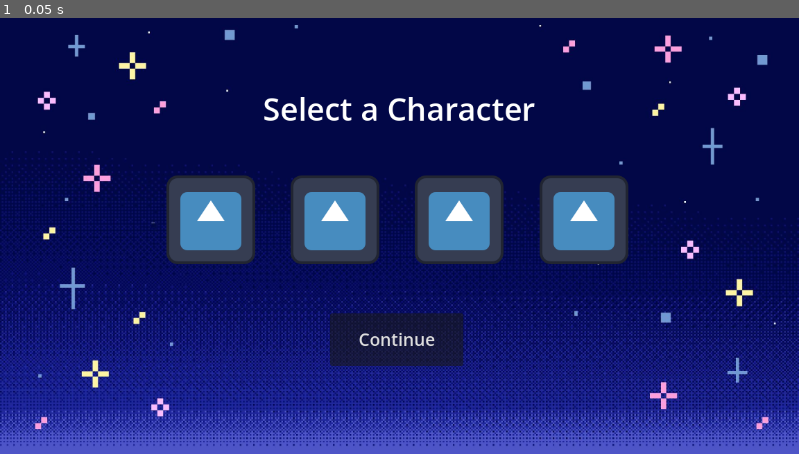
Above: before the commit, frame 1.
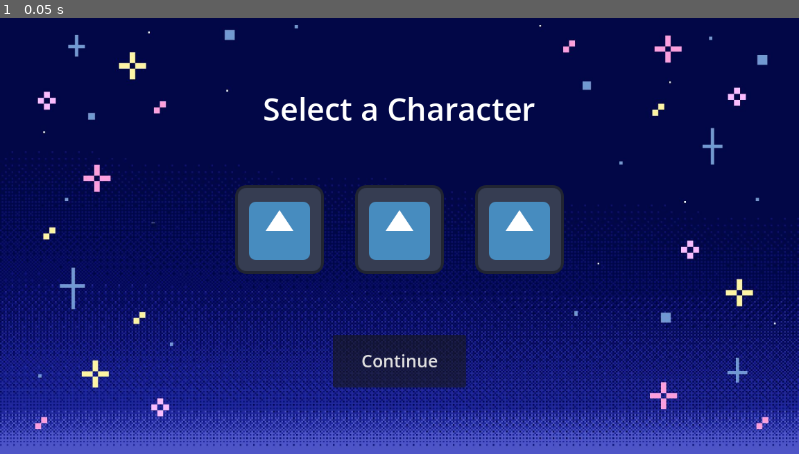
Above: after the commit, the same moment.

Repository: asiderys/ROOT16-Game-Jam
Game: Godot game, scene res://character_selection/character_selection.tscn
Same seed, same stepped clock (60 frames per second), same inputs: the game is played once before the commit and once after it. The project has no main scene, so this scene is started directly. The engine's default icon, where the game draws it, is replaced by a stand-in: a white triangle on a blue panel in a dark square.
Inputs:
- Up to frame 1 (0.05 s): no input

The runs differ from the first frame. In frame 1, 13% of the frame differs, in the area x 20-79%, y 36-85%.

Commit message:
Fixed layout

Diff:
--- a/character_selection/character_selection.gd
+++ b/character_selection/character_selection.gd
@@ -5,8 +5,3 @@
 func _ready() -> void:
 	for button in $CharacterBox.get_children():
 		button.pressed.connect(select_character.bind(button))
-	print($CharacterBox/TextureButton.texture_normal)
-
-# Called every frame. 'delta' is the elapsed time since the previous frame.
-func _process(delta: float) -> void:
-	pass
--- a/character_selection/character_selection.tscn
+++ b/character_selection/character_selection.tscn
@@ -36,43 +36,58 @@
 vertical_alignment = 1
 
 [node name="CharacterBox" type="HBoxContainer" parent="." unique_id=1984510769]
-layout_mode = 0
-offset_left = 217.0
-offset_top = 154.0
-offset_right = 930.0
-offset_bottom = 466.0
+layout_mode = 1
+anchors_preset = 14
+anchor_top = 0.5
+anchor_right = 1.0
+anchor_bottom = 0.5
+offset_top = -64.0
+offset_bottom = 64.0
+grow_horizontal = 2
+grow_vertical = 2
+theme_override_constants/separation = 45
+alignment = 1
 
-[node name="TextureButton" type="TextureButton" parent="CharacterBox" unique_id=1524743820]
+[node name="TextureButton3" type="TextureButton" parent="CharacterBox" unique_id=342458025]
 layout_mode = 2
-size_flags_horizontal = 6
-size_flags_vertical = 4
-texture_normal = ExtResource("2_g8q2a")
-texture_pressed = ExtResource("2_g8q2a")
-texture_hover = ExtResource("2_g8q2a")
-
-[node name="TextureButton2" type="TextureButton" parent="CharacterBox" unique_id=1366999640]
-layout_mode = 2
-size_flags_horizontal = 6
+size_flags_horizontal = 4
 size_flags_vertical = 4
 texture_normal = ExtResource("2_g8q2a")
 
-[node name="TextureButton3" type="TextureButton" parent="CharacterBox" unique_id=342458025]
+[node name="TextureButton4" type="TextureButton" parent="CharacterBox" unique_id=1314993141]
 layout_mode = 2
-size_flags_horizontal = 6
+size_flags_horizontal = 4
 size_flags_vertical = 4
 texture_normal = ExtResource("2_g8q2a")
 
-[node name="TextureButton4" type="TextureButton" parent="CharacterBox" unique_id=1142098471]
+[node name="TextureButton5" type="TextureButton" parent="CharacterBox" unique_id=1542591608]
 layout_mode = 2
-size_flags_horizontal = 6
+size_flags_horizontal = 4
 size_flags_vertical = 4
 texture_normal = ExtResource("2_g8q2a")
 
-[node name="Button" type="Button" parent="." unique_id=1253770905]
-layout_mode = 0
-offset_left = 476.0
-offset_top = 445.0
-offset_right = 668.0
-offset_bottom = 521.0
+[node name="ContinueContainer" type="Control" parent="." unique_id=935102749]
+layout_mode = 1
+anchors_preset = 12
+anchor_top = 1.0
+anchor_right = 1.0
+anchor_bottom = 1.0
+offset_top = -96.0
+offset_bottom = -96.0
+grow_horizontal = 2
+grow_vertical = 0
+
+[node name="ContinueBtn" type="Button" parent="ContinueContainer" unique_id=1253770905]
+layout_mode = 1
+anchors_preset = 7
+anchor_left = 0.5
+anchor_top = 1.0
+anchor_right = 0.5
+anchor_bottom = 1.0
+offset_left = -96.0
+offset_top = -76.0
+offset_right = 96.0
+grow_horizontal = 2
+grow_vertical = 0
 theme_override_font_sizes/font_size = 25
 text = "Continue"
--- /dev/null
+++ b/startScreen.tscn
@@ -0,0 +1,63 @@
+[gd_scene format=3 uid="uid://bx0nevi6cpjc2"]
+
+[ext_resource type="Texture2D" path="res://START PAGE Background (1).jpg" id="1_ev681"]
+[ext_resource type="Texture2D" path="res://START PAGE Title Text.png" id="2_w8rx1"]
+[ext_resource type="Texture2D" path="res://START PAGE Play Button.png" id="3_gxmh3"]
+
+[node name="Control" type="Control" unique_id=1747520824]
+layout_mode = 3
+anchors_preset = 15
+anchor_right = 1.0
+anchor_bottom = 1.0
+grow_horizontal = 2
+grow_vertical = 2
+
+[node name="background" type="TextureRect" parent="." unique_id=1100681548]
+layout_mode = 1
+anchors_preset = 15
+anchor_right = 1.0
+anchor_bottom = 1.0
+offset_left = -3.0
+offset_top = -1.0
+offset_right = 33.0
+grow_horizontal = 2
+grow_vertical = 2
+texture = ExtResource("1_ev681")
+expand_mode = 1
+stretch_mode = 4
+
+[node name="title-text" type="TextureRect" parent="." unique_id=1102431258]
+custom_minimum_size = Vector2(100, 100)
+layout_mode = 1
+anchors_preset = 8
+anchor_left = 0.5
+anchor_top = 0.5
+anchor_right = 0.5
+anchor_bottom = 0.5
+offset_left = -360.5
+offset_top = -233.0
+offset_right = 360.5
+offset_bottom = 136.0
+grow_horizontal = 2
+grow_vertical = 2
+texture = ExtResource("2_w8rx1")
+expand_mode = 1
+stretch_mode = 5
+
+[node name="play-button" type="TextureButton" parent="." unique_id=20799195]
+layout_mode = 1
+anchors_preset = 7
+anchor_left = 0.5
+anchor_top = 1.0
+anchor_right = 0.5
+anchor_bottom = 1.0
+offset_left = -137.0
+offset_top = -258.0
+offset_right = 137.0
+offset_bottom = -106.0
+grow_horizontal = 2
+grow_vertical = 0
+texture_normal = ExtResource("3_gxmh3")
+texture_pressed = ExtResource("3_gxmh3")
+ignore_texture_size = true
+stretch_mode = 4
